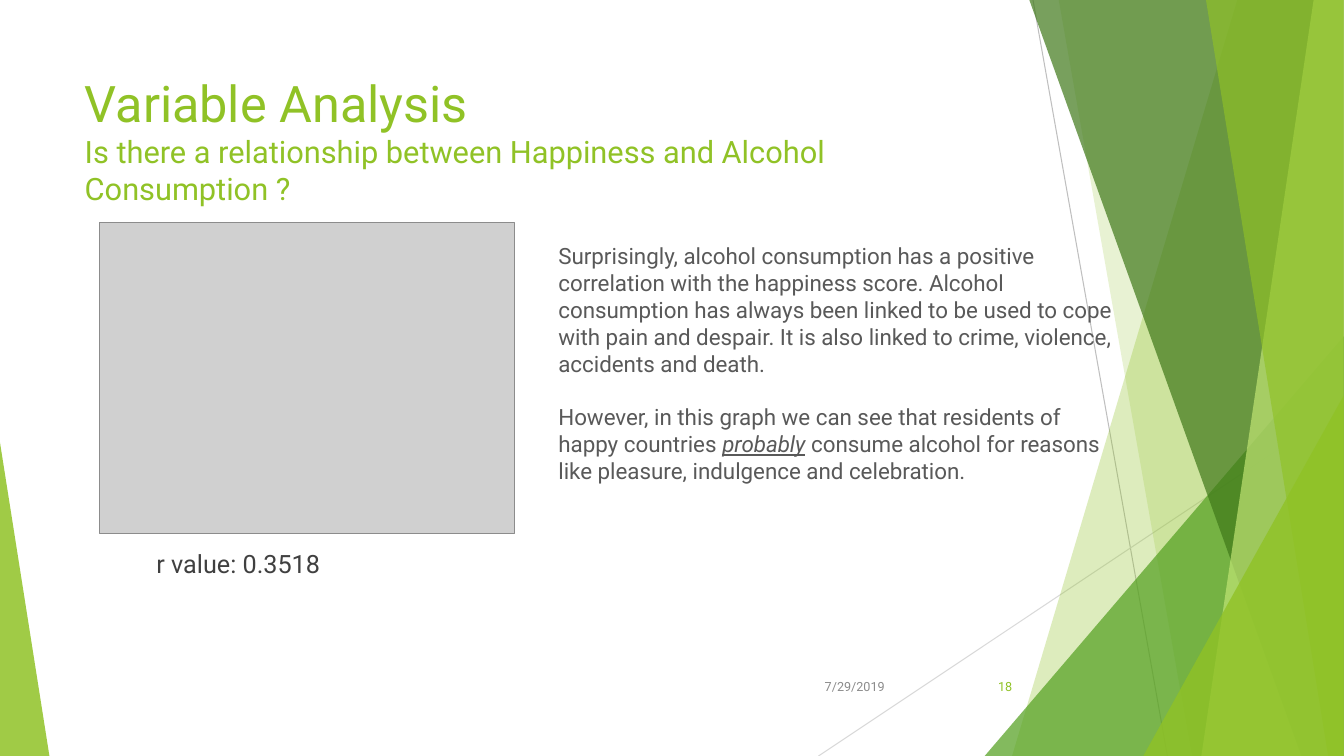
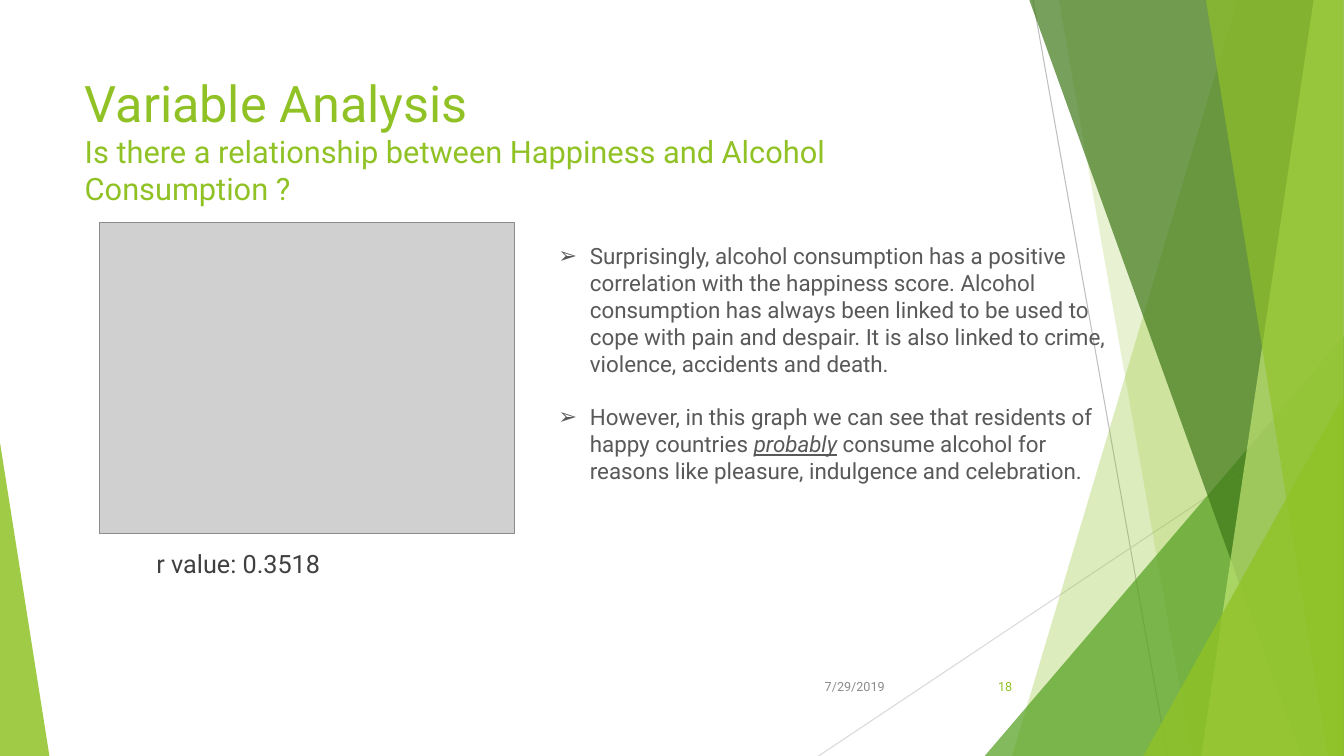
Before and after one commit to Kika000/Project-1, a slide deck: slide 18 of What Makes the World Happy.pptx. Drawn at 1344x756 pixels with LibreOffice and Linux fonts; fonts in the diff are those of the drawing; grey boxes stand for pictures. Boxes give left, top, right and bottom in pixels: in the first picture for what was removed or moved away, otherwise in the second. Text is boxed around its words. In the diff, an @@ line names an element or a change of style, - is before the commit and + after.

```diff
--- a/What Makes the World Happy.pptx
+++ b/What Makes the World Happy.pptx
@@ text "Surprisingly, alcohol consumption has a ..." at <box>590,247,1104,484</box>: bullet none to ➢ @@
```
Also in this commit, not shown: 5 other slides changed.
